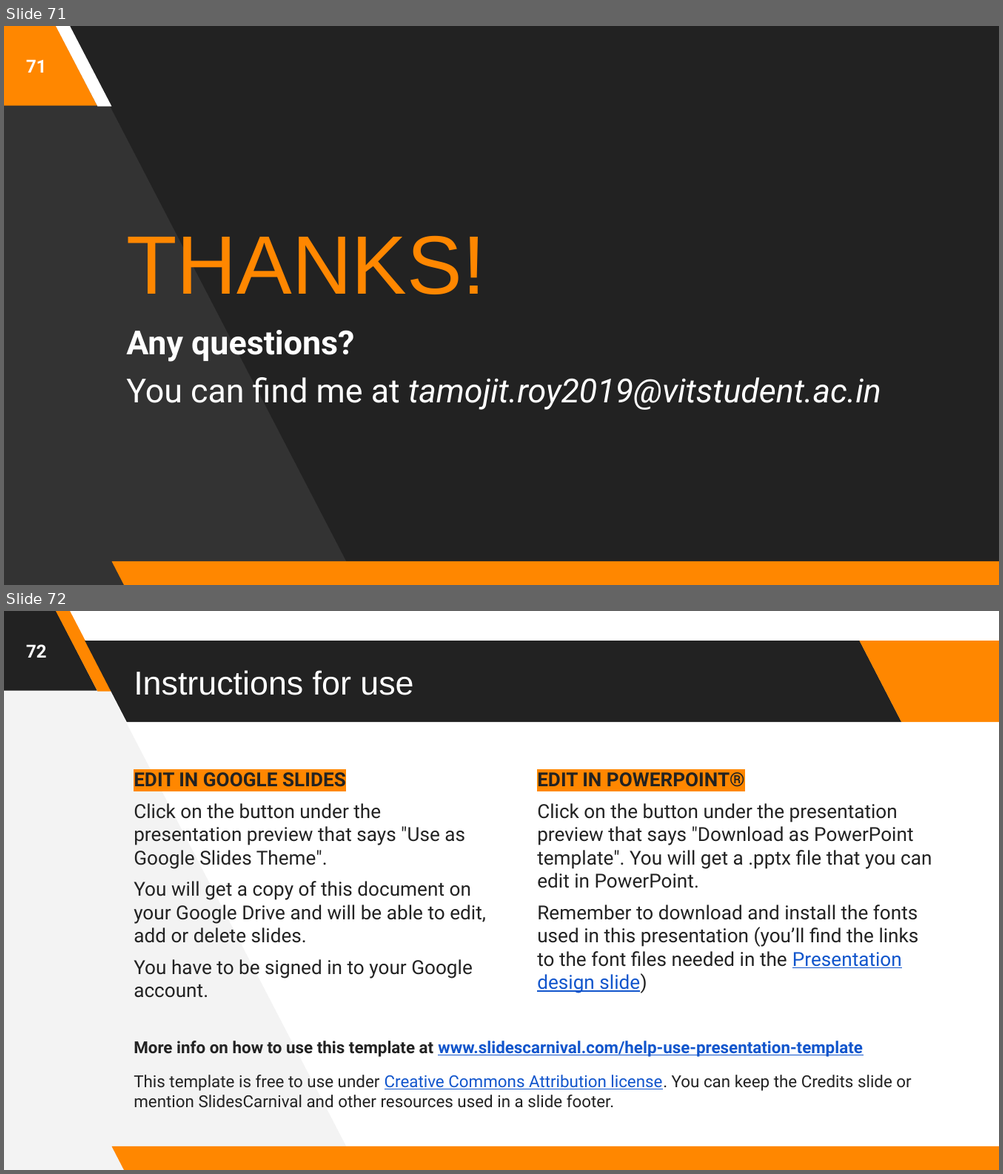
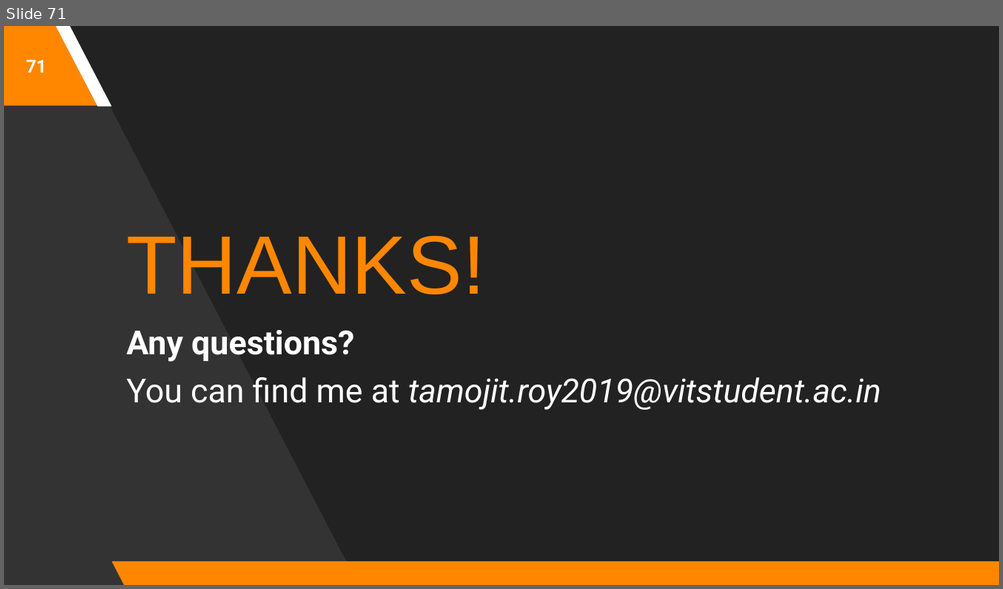
Before and after one commit to astrodestroyergithub/Divvy-Bike-Share, a slide deck: PPTS/19BCE1156_Tamojit_Roy_Capstone_Project_B.Tech_CSE_2019-23_Review-2.pptx. Shown one above the other, each under a label of ours: slides 71 and 72 before the commit, slide 71 after it. The pictures are 1003x1174 and 1003x589 pixels, drawn with LibreOffice and Linux fonts; fonts in the diff are those of the drawing. Boxes give left, top, right and bottom in pixels: in the first picture for what was removed or moved away, otherwise in the second. Text is boxed around its words. In the diff, an @@ line names an element or a change of style, - is before the commit and + after.

```diff
--- a/PPTS/19BCE1156_Tamojit_Roy_Capstone_Project_B.Tech_CSE_2019-23_Review-2.pptx
+++ b/PPTS/19BCE1156_Tamojit_Roy_Capstone_Project_B.Tech_CSE_2019-23_Review-2.pptx
@@ slide 72 removed at bbox=[4, 611, 999, 1170], background #FFFFFF; not listed: 1 template element that a slide beside it also shows @@
@@ page number removed at bbox=[26, 644, 47, 658] @@
-72
@@ group removed at bbox=[4, 611, 999, 1170]: 4 parallelograms, 1 freeform shape @@
@@ title removed at bbox=[134, 670, 413, 695] @@
-Instructions for use
@@ text removed at bbox=[134, 772, 486, 998] @@
-EDIT IN GOOGLE SLIDES
-Click on the button under the presentation preview that says "Use as Google Slides Theme".
-You will get a copy of this document on your Google Drive and will be able to edit, add or delete slides.
-You have to be signed in to your Google account.
@@ text removed at bbox=[537, 772, 931, 994] @@
-EDIT IN POWERPOINT®
-Click on the button under the presentation preview that says "Download as PowerPoint template". You will get a .pptx file that you can edit in PowerPoint.
-Remember to download and install the fonts used in this presentation (you’ll find the links to the font files needed in the Presentation design slide)
@@ text removed at bbox=[134, 1041, 910, 1108] @@
-More info on how to use this template at www.slidescarnival.com/help-use-presentation-template
-This template is free to use under Creative Commons Attribution license. You can keep the Credits slide or mention SlidesCarnival and other resources used in a slide footer.
```
Also in this commit, not shown: 2 slides changed, 37 other slides removed.
